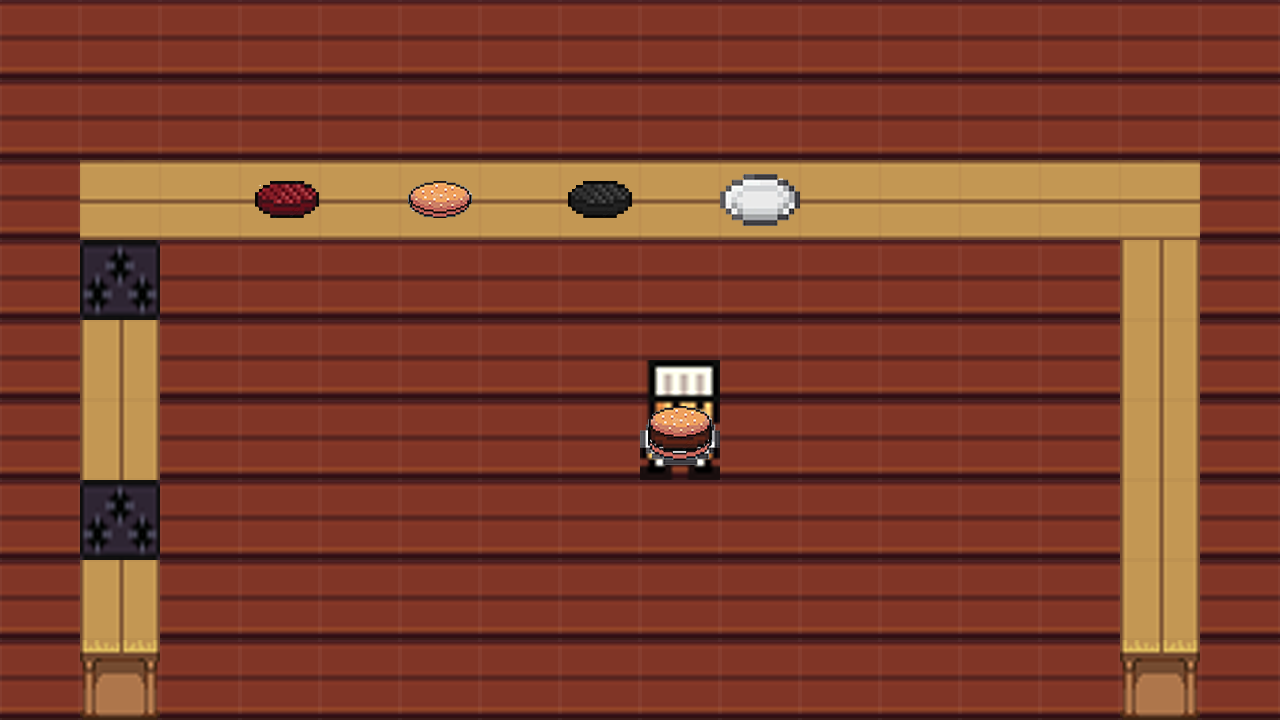
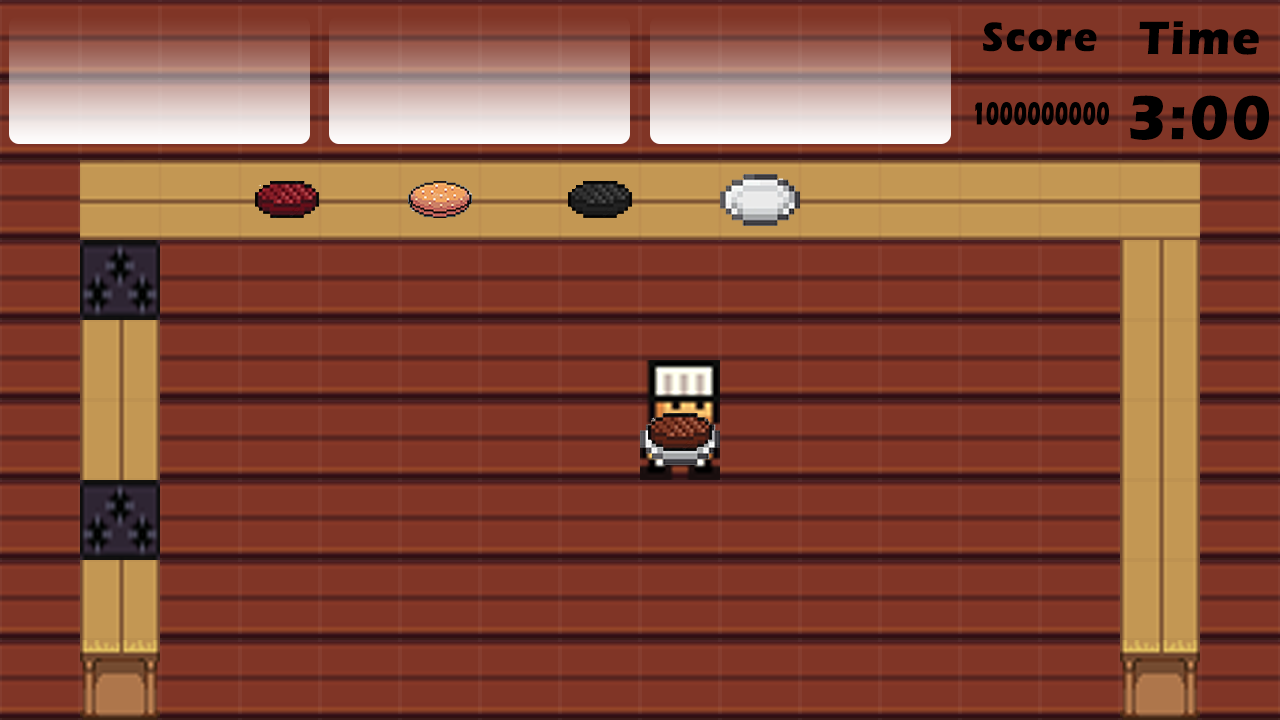
Revision of a layered 1280×720 image; what changed, layer by layer:
hid "pao cima" over (x1=648, y1=406, x2=712, y2=440)
hid "pao baixo" over (x1=648, y1=439, x2=712, y2=460)
added layer "3:00" above "1000000000" over (x1=1130, y1=95, x2=1269, y2=140)
added layer "1000000000" above "Score" over (x1=975, y1=102, x2=1109, y2=125)
added layer "Score" above "Time" over (x1=982, y1=22, x2=1097, y2=52)
added layer "Time" above "Retângulo Arredondado 1 cópia 2" over (x1=1139, y1=21, x2=1259, y2=55)
added layer "Retângulo Arredondado 1 cópia 2" above "Retângulo Arredondado 1 cópia" over (x1=650, y1=19, x2=951, y2=144)
added layer "Retângulo Arredondado 1 cópia" above "Retângulo Arredondado 1" over (x1=329, y1=19, x2=630, y2=144)
added layer "Retângulo Arredondado 1" above "chef" over (x1=9, y1=19, x2=310, y2=144)
